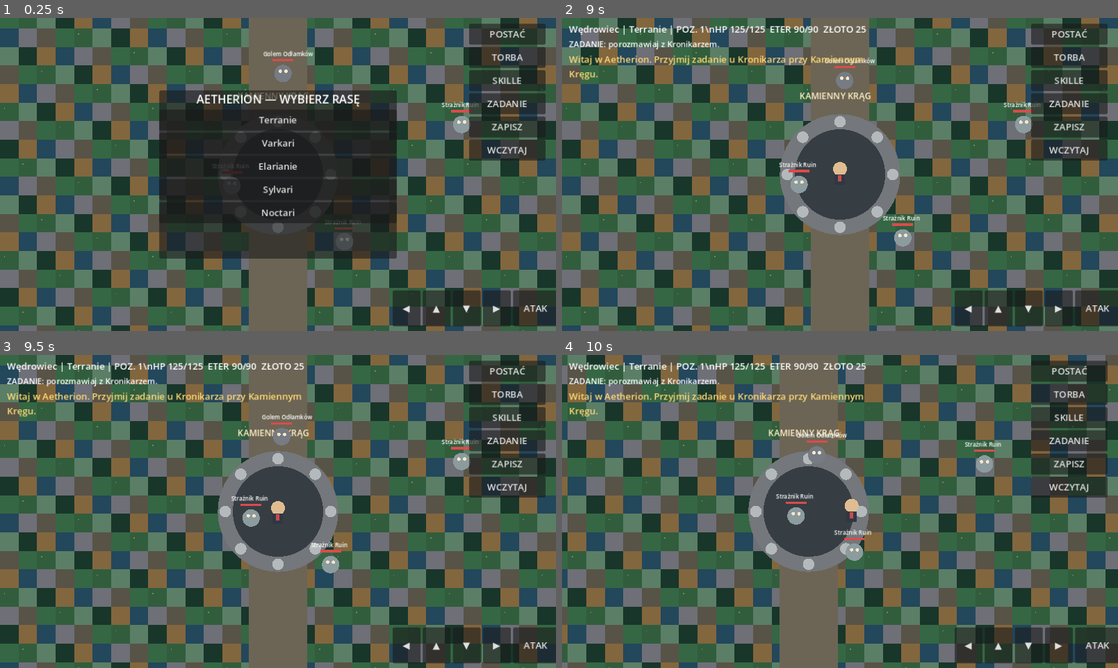
Above: before the commit, frames 1-4 (two rows, left to right).
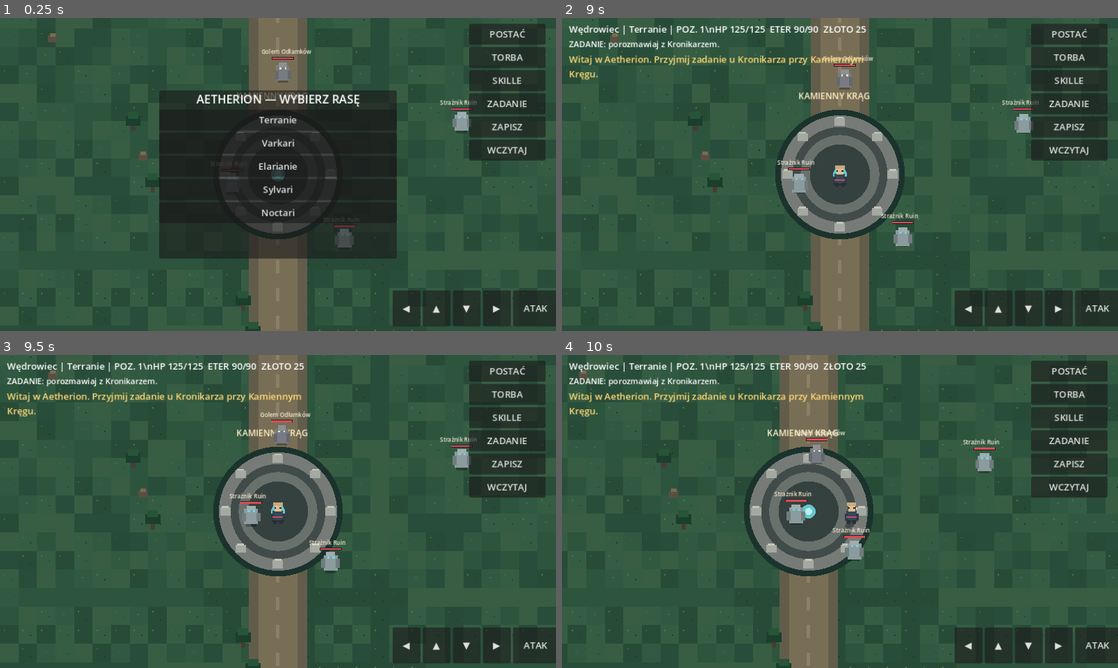
Above: after the commit, the same moments.

Repository: Kulpiak/Aetherion
Game: Godot game, scene res://scenes/main.tscn
The game is run twice, just before and just after one commit, with the same random seed, the same clock (stepped at 60 frames per second) and the same inputs.
Inputs:
- Up to frame 1 (0.25 s): no input
- Up to frame 2 (9 s): click "ZADANIE" at 0.5 s; click "POSTAĆ" at 1.25 s; click "TORBA" at 2 s; click "SKILLE" at 2.75 s; click "ZAPISZ" at 3.5 s; click "WCZYTAJ" at 4.25 s; click "◀" at 5 s; click "▲" at 5.75 s; click "▼" at 6.5 s; click "▶" at 7.25 s; click "ATAK" at 8 s; click "Terranie" at 8.75 s
- Up to frame 3 (9.5 s): no input
- Up to frame 4 (10 s): hold Right (ui_right) from 9.53 s (still down)

The runs differ from the first frame. In frame 1, 47% of the frame differs, in the area x 0-100%, y 0-100%; in frame 2, 57%; in frame 3, 58%; in frame 4, 58%.

Commit message:
Improve pixel-art world, character and enemy visuals; complete chapter one quest flow

Diff:
--- a/scripts/game.gd
+++ b/scripts/game.gd
@@ -3,6 +3,7 @@
 const SAVE_PATH := "user://aetherion_save.json"
 const WORLD_SIZE := Vector2(1920, 1440)
 const START_POS := Vector2(480, 380)
+const RUINS_POS := Vector2(1600, 720)
 const RACES := {
  "Terranie":{"hp":125,"ep":90,"atk":13,"def":5},
  "Varkari":{"hp":140,"ep":100,"atk":15,"def":4},
@@ -14,6 +15,8 @@
 const ENEMY_COLORS := [Color("#a96b48"),Color("#8c9b9e"),Color("#684f87"),Color("#777b83")]
 var race := "Varkari"
 var player_pos := START_POS
+var player_facing := Vector2.DOWN
+var walk_phase := 0.0
 var held := {"left":false,"right":false,"up":false,"down":false}
 var hp := 140.0
 var max_hp := 140.0
@@ -178,6 +181,8 @@
  if held["down"] or Input.is_action_pressed("ui_down"): direction.y += 1.0
  if direction.length() > 1.0: direction = direction.normalized()
  if direction != Vector2.ZERO:
+  player_facing = direction
+  walk_phase += delta * 11.0
   player_pos += direction * (205.0 if transformed else 165.0) * delta
  player_pos.x = clampf(player_pos.x,24.0,WORLD_SIZE.x-24.0)
  player_pos.y = clampf(player_pos.y,24.0,WORLD_SIZE.y-24.0)
@@ -300,7 +305,26 @@
  elif quest == 2:
   quest = 3
   gold += 25
-  _say("Nowe zadanie: zbadaj wschodnie ruiny.")
+  _say("Nagroda odebrana! Nowe zadanie: zbadaj wschodnie ruiny.")
+ elif quest == 3:
+  if player_pos.distance_to(RUINS_POS) > 135.0:
+   _say("Znajdź wschodnie ruiny i zbadaj ich centrum.")
+  else:
+   quest = 4
+   gold += 75
+   xp += 100
+   _say("Ruiny zbadane! Otrzymujesz 75 złota i 100 XP. Rozdział I ukończony!")
+   while xp >= level * 100:
+    xp -= level * 100
+    level += 1
+    max_hp += 10
+    max_ether += 7
+    atk += 2
+    defense += 1
+    hp = max_hp
+    ether = max_ether
+ elif quest >= 4:
+  _say("Rozdział I ukończony. Kolejne przygody wkrótce.")
  else:
   _say("Wykonaj aktualne zadanie i wróć.")
 
@@ -369,41 +393,155 @@
 func _update_hud() -> void:
  if not is_instance_valid(status): return
  status.text = "Wędrowiec | %s | POZ. %d\\nHP %d/%d  ETER %d/%d  ZŁOTO %d" % [race,level,int(hp),int(max_hp),int(ether),int(max_ether),gold]
- var objectives := ["ZADANIE: porozmawiaj z Kronikarzem.","ZADANIE: pokonaj 5 stworzeń (%d/5)." % mini(kills,5),"ZADANIE: wróć do Kronikarza.","ZADANIE: zbadaj wschodnie ruiny."]
- quest_label.text = objectives[clampi(quest,0,3)]
+ var objectives := ["ZADANIE: porozmawiaj z Kronikarzem.","ZADANIE: pokonaj 5 stworzeń (%d/5)." % mini(kills,5),"ZADANIE: wróć do Kronikarza po nagrodę.","ZADANIE: dotrzyj do wschodnich ruin i zbadaj ich centrum.","ROZDZIAŁ I: UKOŃCZONY — dalsza przygoda wkrótce."]
+ quest_label.text = objectives[clampi(quest,0,4)]
 
 func _draw() -> void:
- var tile_colors := [Color("#315d3d"),Color("#356744"),Color("#585347"),Color("#6e6f77"),Color("#23475b"),Color("#82663e"),Color("#19362a"),Color("#5b7e66")]
+ _draw_world()
+ _draw_landmarks()
+ for enemy in enemies:
+  if enemy["alive"]:
+   _draw_enemy(enemy)
+ if started:
+  _draw_player()
+
+func _draw_world() -> void:
+ var tile_colors := [Color("#284b38"),Color("#2d543d"),Color("#315941"),Color("#355d43"),Color("#294d3b"),Color("#385d43")]
  for x in range(0,int(WORLD_SIZE.x),32):
   for y in range(0,int(WORLD_SIZE.y),32):
-   var n := int((x/32*7+y/32*11)%8)
-   draw_rect(Rect2(x,y,32,32),tile_colors[n])
-   if n == 0: draw_rect(Rect2(x+7,y+9,2,2),Color("#65915a"))
- draw_rect(Rect2(430,0,100,WORLD_SIZE.y),Color("#6c6555"))
- draw_circle(START_POS,104,Color("#74777b"))
- draw_circle(START_POS,78,Color("#363e43"))
+   var seed_value := int((x / 32 * 17 + y / 32 * 29 + x * y / 97) % tile_colors.size())
+   var tile_color: Color = tile_colors[seed_value]
+   draw_rect(Rect2(x,y,32,32),tile_color)
+   if seed_value == 0 or seed_value == 3:
+    draw_rect(Rect2(x+7+(seed_value%3)*5,y+8,2,2),Color("#52764a"))
+    draw_rect(Rect2(x+20,y+22-(seed_value%2)*5,2,2),Color("#1d3c30"))
+   if seed_value == 2:
+    draw_rect(Rect2(x+13,y+13,3,2),Color("#426849"))
+ draw_rect(Rect2(430,0,100,WORLD_SIZE.y),Color("#625d4b"))
+ draw_rect(Rect2(446,0,68,WORLD_SIZE.y),Color("#786e56"))
+ for y in range(0,int(WORLD_SIZE.y),48):
+  draw_rect(Rect2(477,y,5,22),Color("#8c8064"))
+
+func _draw_landmarks() -> void:
+ # Kamienny Krąg — centralna strefa startowa
+ draw_circle(START_POS,112,Color("#1b332d"))
+ draw_circle(START_POS,102,Color("#777b78"))
+ draw_circle(START_POS,82,Color("#414c4a"))
+ draw_circle(START_POS,68,Color("#69716c"))
+ draw_circle(START_POS,52,Color("#35413e"))
  for k in range(8):
   var angle := TAU*float(k)/8.0
-  draw_circle(START_POS+Vector2(cos(angle),sin(angle))*91,10,Color("#b4b9bb"))
- draw_string(ThemeDB.fallback_font,START_POS+Vector2(-70,-130),"KAMIENNY KRĄG",HORIZONTAL_ALIGNMENT_LEFT,-1,15,Color("#fff0c4"))
- for enemy in enemies:
-  if not enemy["alive"]: continue
-  var p: Vector2 = enemy["pos"]
-  draw_circle(p,15,ENEMY_COLORS[int(enemy["type"])])
-  draw_circle(p+Vector2(-5,-4),3,Color("#f5e6c9"))
-  draw_circle(p+Vector2(5,-4),3,Color("#f5e6c9"))
-  draw_rect(Rect2(p.x-18,p.y-25,36,4),Color("#351e22"))
-  draw_rect(Rect2(p.x-18,p.y-25,36.0*maxf(0.0,float(enemy["hp"])/float(enemy["max_hp"])),4),Color("#dc4b4b"))
-  draw_string(ThemeDB.fallback_font,p+Vector2(-35,-30),str(enemy["name"]),HORIZONTAL_ALIGNMENT_LEFT,-1,10,Color.WHITE)
- if started:
-  var race_index := RACES.keys().find(race)
-  var bob := sin(float(Time.get_ticks_msec())/140.0)*2.0
-  var body_color := Color("#e0bd91")
-  if race_index == 1: body_color = Color("#a9b6c6")
-  elif race_index == 2: body_color = Color("#76c9d5")
-  elif race_index == 3: body_color = Color("#83bd83")
-  elif race_index == 4: body_color = Color("#8271a8")
-  draw_circle(player_pos+Vector2(0,-8+bob),12,body_color)
-  draw_rect(Rect2(player_pos.x-9,player_pos.y+2+bob,18,18),Color("#303744"))
-  draw_rect(Rect2(player_pos.x-3,player_pos.y+3+bob,6,11),Color("#c84b4b"))
-  if transformed: draw_arc(player_pos,29,0,TAU,32,Color("#ffb34f"),4)
+  var stone_pos := START_POS+Vector2(cos(angle),sin(angle))*91
+  draw_rect(Rect2(stone_pos.x-9,stone_pos.y-7,18,14),Color("#a4aaa1"))
+  draw_rect(Rect2(stone_pos.x-6,stone_pos.y-9,12,3),Color("#c2c7b9"))
+ draw_circle(START_POS,12,Color("#67c6d0"))
+ draw_circle(START_POS,6,Color("#b7f2e9"))
+ draw_string(ThemeDB.fallback_font,START_POS+Vector2(-72,-130),"KAMIENNY KRĄG",HORIZONTAL_ALIGNMENT_LEFT,-1,15,Color("#fff0c4"))
+ # Wschodnie ruiny — cel pierwszego rozdziału
+ draw_rect(Rect2(RUINS_POS.x-100,RUINS_POS.y-70,200,140),Color("#263b37"))
+ draw_rect(Rect2(RUINS_POS.x-88,RUINS_POS.y-58,176,116),Color("#756d58"))
+ draw_rect(Rect2(RUINS_POS.x-72,RUINS_POS.y-42,144,84),Color("#394b45"))
+ for offset in [Vector2(-68,-38),Vector2(52,-38),Vector2(-68,28),Vector2(52,28)]:
+  draw_rect(Rect2(RUINS_POS+offset,Vector2(16,16)),Color("#b2a88c"))
+  draw_rect(Rect2(RUINS_POS+offset+Vector2(3,3),Vector2(10,10)),Color("#777967"))
+ draw_rect(Rect2(RUINS_POS.x-14,RUINS_POS.y-28,28,56),Color("#202f2c"))
+ draw_circle(RUINS_POS,15,Color("#58c4d0"))
+ draw_circle(RUINS_POS,7,Color("#b3f5e9"))
+ draw_string(ThemeDB.fallback_font,RUINS_POS+Vector2(-63,-92),"WSCHODNIE RUINY",HORIZONTAL_ALIGNMENT_LEFT,-1,15,Color("#f3dfad"))
+ # Rozrzucone głazy i drzewa jako czytelne punkty orientacyjne
+ for i in range(24):
+  var px := float((i*173+91)%int(WORLD_SIZE.x))
+  var py := float((i*257+143)%int(WORLD_SIZE.y))
+  if Vector2(px,py).distance_to(START_POS) < 150 or Vector2(px,py).distance_to(RUINS_POS) < 150:
+   continue
+  if i%3 == 0:
+   draw_rect(Rect2(px-8,py-3,16,12),Color("#594f42"))
+   draw_rect(Rect2(px-5,py-7,10,7),Color("#786b55"))
+  else:
+   draw_rect(Rect2(px-4,py-5,8,16),Color("#493d31"))
+   draw_rect(Rect2(px-13,py-15,26,17),Color("#1b3e2d"))
+   draw_rect(Rect2(px-9,py-22,18,12),Color("#285438"))
+
+func _draw_enemy(enemy: Dictionary) -> void:
+ var p: Vector2 = enemy["pos"]
+ var kind := int(enemy["type"])
+ var bob := sin(float(Time.get_ticks_msec())/190.0+float(kind))*2.0
+ var colors := [Color("#a96b48"),Color("#8c9b9e"),Color("#684f87"),Color("#777b83")]
+ var main_color: Color = colors[kind]
+ draw_ellipse_shadow(p+Vector2(0,12),18,7)
+ if kind == 0:
+  # Dzik Eterowy — masywny korpus, pysk i kły
+  draw_rect(Rect2(p.x-14,p.y-9+bob,28,19),main_color)
+  draw_rect(Rect2(p.x-10,p.y-15+bob,17,10),main_color.lightened(0.12))
+  draw_rect(Rect2(p.x+7,p.y-5+bob,11,9),Color("#d39b70"))
+  draw_rect(Rect2(p.x+12,p.y-2+bob,4,5),Color("#f4e2bd"))
+  draw_rect(Rect2(p.x-9,p.y+8+bob,5,7),Color("#513d36"))
+  draw_rect(Rect2(p.x+6,p.y+8+bob,5,7),Color("#513d36"))
+  draw_rect(Rect2(p.x-6,p.y-10+bob,3,3),Color("#fff0bd"))
+ elif kind == 1:
+  # Strażnik Ruin — kamienny konstrukt
+  draw_rect(Rect2(p.x-12,p.y-15+bob,24,27),main_color)
+  draw_rect(Rect2(p.x-16,p.y-8+bob,7,15),main_color.darkened(0.2))
+  draw_rect(Rect2(p.x+9,p.y-8+bob,7,15),main_color.darkened(0.2))
+  draw_rect(Rect2(p.x-8,p.y-20+bob,16,8),main_color.lightened(0.18))
+  draw_rect(Rect2(p.x-6,p.y-12+bob,4,3),Color("#73d8df"))
+  draw_rect(Rect2(p.x+3,p.y-12+bob,4,3),Color("#73d8df"))
+ else:
+  # Łowca i golem — sylwetki z pikselowych płyt
+  draw_rect(Rect2(p.x-11,p.y-13+bob,22,25),main_color)
+  draw_rect(Rect2(p.x-7,p.y-19+bob,14,9),main_color.lightened(0.16))
+  draw_rect(Rect2(p.x-14,p.y-5+bob,6,15),main_color.darkened(0.15))
+  draw_rect(Rect2(p.x+8,p.y-5+bob,6,15),main_color.darkened(0.15))
+  draw_rect(Rect2(p.x-6,p.y-10+bob,3,3),Color("#ffe7a8"))
+  draw_rect(Rect2(p.x+3,p.y-10+bob,3,3),Color("#ffe7a8"))
+ draw_rect(Rect2(p.x-19,p.y-29,38,5),Color("#251f28"))
+ draw_rect(Rect2(p.x-18,p.y-28,36.0*maxf(0.0,float(enemy["hp"])/float(enemy["max_hp"])),3),Color("#d94d52"))
+ draw_string(ThemeDB.fallback_font,p+Vector2(-38,-34),str(enemy["name"]),HORIZONTAL_ALIGNMENT_LEFT,-1,10,Color("#f4ead2"))
+
+func draw_ellipse_shadow(center: Vector2, width: float, height: float) -> void:
+ draw_rect(Rect2(center.x-width/2.0,center.y-height/2.0,width,height),Color(0,0,0,0.28))
+
+func _draw_player() -> void:
+ var bob := sin(walk_phase)*2.0 if (held["left"] or held["right"] or held["up"] or held["down"]) else 0.0
+ var p := player_pos
+ var race_index := RACES.keys().find(race)
+ var skin := Color("#e0bd91")
+ var armor := Color("#34485a")
+ var accent := Color("#c84b55")
+ if race_index == 1:
+  skin = Color("#a9b6c6")
+  armor = Color("#39465c")
+  accent = Color("#e3a44d")
+ elif race_index == 2:
+  skin = Color("#76c9d5")
+  armor = Color("#315b70")
+  accent = Color("#8ce9e4")
+ elif race_index == 3:
+  skin = Color("#83bd83")
+  armor = Color("#365b42")
+  accent = Color("#d4d17a")
+ elif race_index == 4:
+  skin = Color("#8271a8")
+  armor = Color("#38334e")
+  accent = Color("#b58be8")
+ draw_ellipse_shadow(p+Vector2(0,14),22,8)
+ # Płaszcz, tors i pas — pixel-art bez gładkich kół
+ draw_rect(Rect2(p.x-9,p.y-1+bob,18,17),armor)
+ draw_rect(Rect2(p.x-12,p.y+4+bob,5,12),armor.darkened(0.18))
+ draw_rect(Rect2(p.x+7,p.y+4+bob,5,12),armor.darkened(0.18))
+ draw_rect(Rect2(p.x-8,p.y+15+bob,6,7),Color("#292f3a"))
+ draw_rect(Rect2(p.x+2,p.y+15+bob,6,7),Color("#292f3a"))
+ draw_rect(Rect2(p.x-9,p.y+8+bob,18,3),accent)
+ draw_rect(Rect2(p.x-6,p.y-12+bob,12,12),skin)
+ draw_rect(Rect2(p.x-8,p.y-15+bob,16,5),skin.darkened(0.1))
+ draw_rect(Rect2(p.x-6,p.y-7+bob,3,2),Color("#20242c"))
+ draw_rect(Rect2(p.x+3,p.y-7+bob,3,2),Color("#20242c"))
+ # Kierunkowe detale twarzy
+ if player_facing.x < -0.2:
+  draw_rect(Rect2(p.x-10,p.y-7+bob,3,3),Color("#f1d7b5"))
+ elif player_facing.x > 0.2:
+  draw_rect(Rect2(p.x+7,p.y-7+bob,3,3),Color("#f1d7b5"))
+ if transformed:
+  draw_rect(Rect2(p.x-16,p.y-22+bob,32,3),Color("#ffb34f"))
+  draw_rect(Rect2(p.x-20,p.y-18+bob,40,2),Color("#ffdc82"))
+  draw_circle(p,27,Color(1.0,0.65,0.2,0.16))
